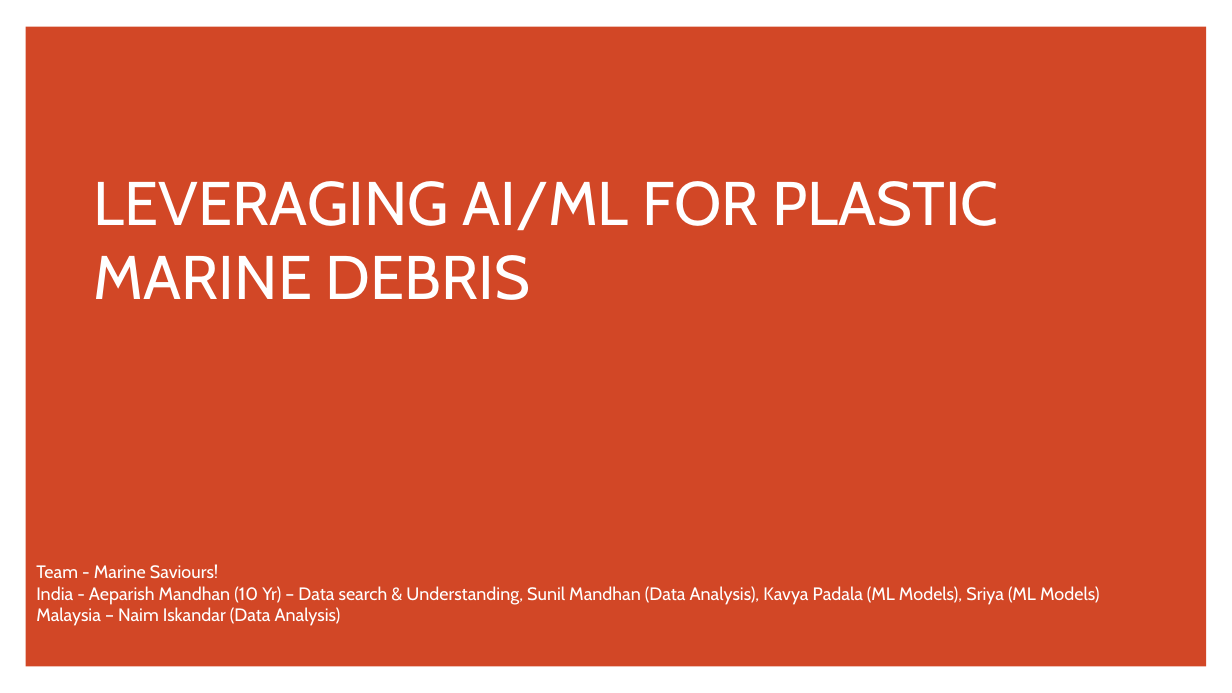
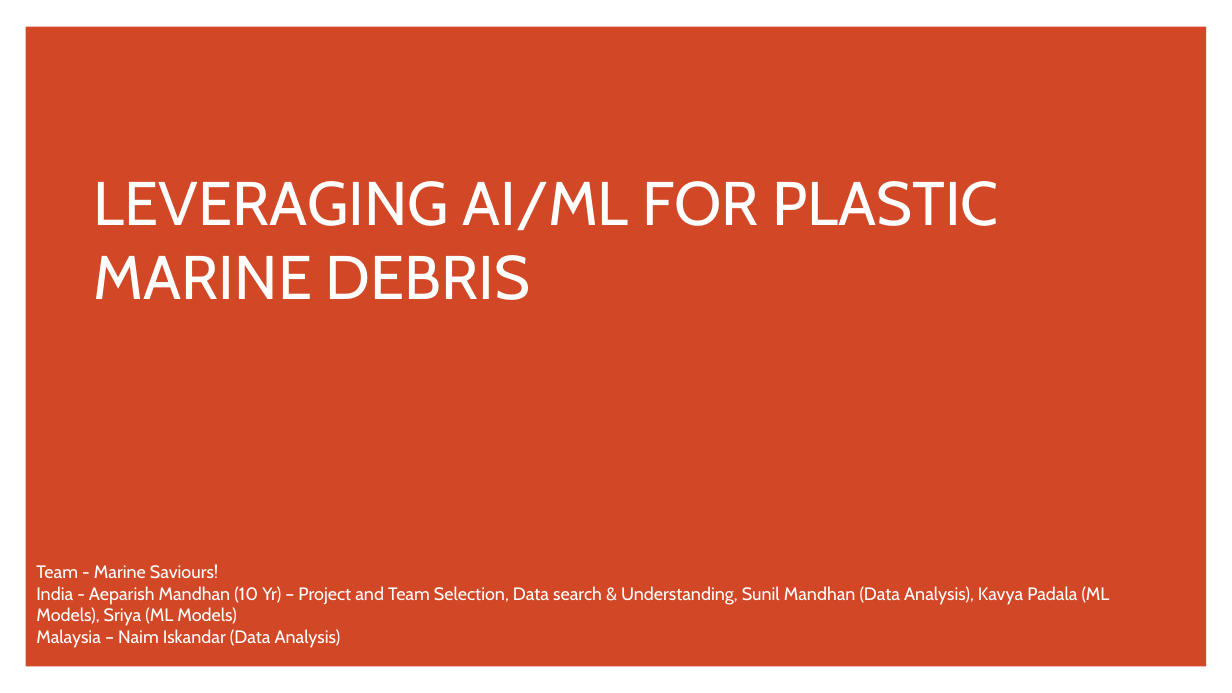
Before and after one commit to SGSunil/NasaSpaceChallengeMarineDebris, a slide deck: slide 1 of NASA SPACE APP - LEVERAGING AI - Team Marine Saviours.pptx. Drawn at 1232x693 pixels with LibreOffice and Linux fonts; fonts in the diff are those of the drawing. Boxes give left, top, right and bottom in pixels: in the first picture for what was removed or moved away, otherwise in the second. Text is boxed around its words. In the diff, an @@ line names an element or a change of style, - is before the commit and + after.

```diff
--- a/NASA SPACE APP - LEVERAGING AI - Team Marine Saviours.pptx
+++ b/NASA SPACE APP - LEVERAGING AI - Team Marine Saviours.pptx
@@ text at [36,586,1110,626]: text changed @@
-India - Aeparish Mandhan (10 Yr) – Data search & Understanding, Sunil Mandhan (Data Analysis), Kavya Padala (ML Models), Sriya (ML Models)
+India - Aeparish Mandhan (10 Yr) – Project and Team Selection, Data search & Understanding, Sunil Mandhan (Data Analysis), Kavya Padala (ML Models), Sriya (ML Models)
```
Also in this commit, not shown: 14 other files.
